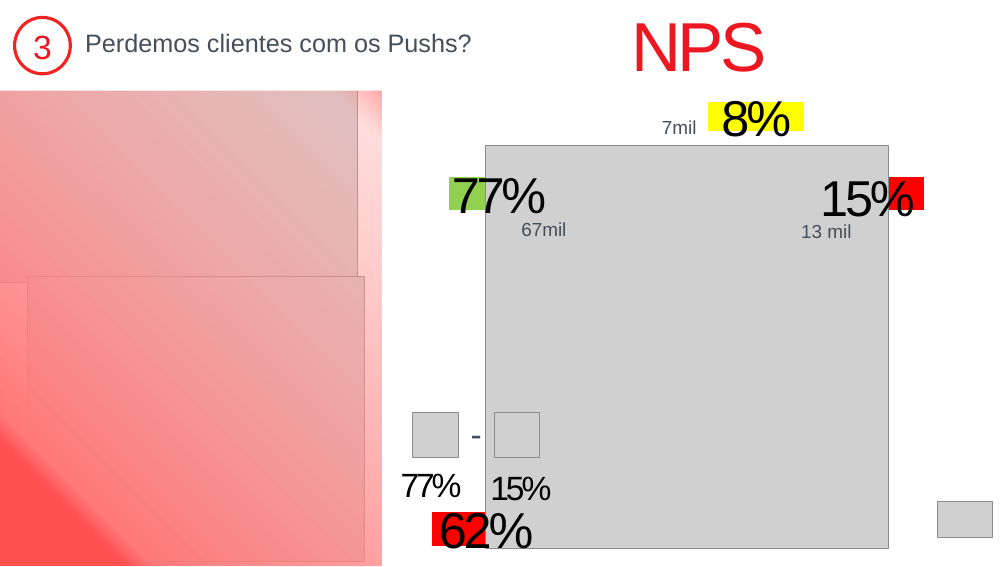
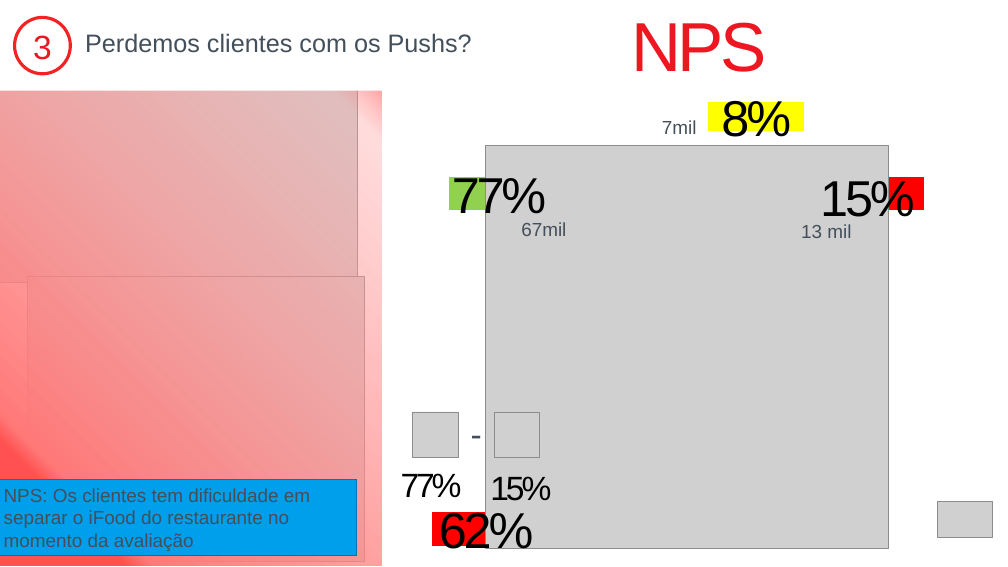
Before and after one commit to rafael-negrao/labdata-fia-hackathon-ifood, a slide deck: slide 19 of ifood.pptx. Drawn at 1008x567 pixels with LibreOffice and Linux fonts; fonts in the diff are those of the drawing; grey boxes stand for pictures; background and template pictures are left out. Boxes give left, top, right and bottom in pixels: in the first picture for what was removed or moved away, otherwise in the second. Text is boxed around its words. In the diff, an @@ line names an element or a change of style, - is before the commit and + after.

```diff
--- a/ifood.pptx
+++ b/ifood.pptx
@@ rectangle added at (0,479,357,556), fill #009FEB, outline #0076AE 1 pt, 18 pt, text #434F5A @@
+NPS: Os clientes tem dificuldade em separar o iFood do restaurante no momento da avaliação
```
Also in this commit, not shown: 2 other slides changed, 1 other file.
